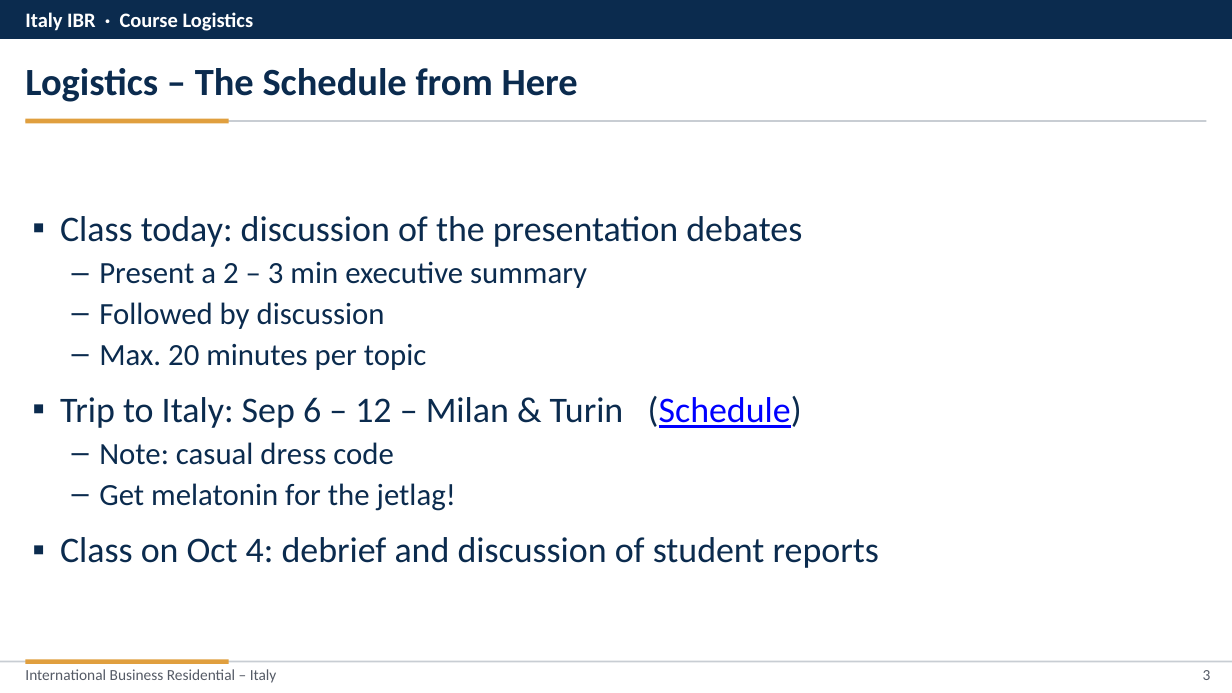
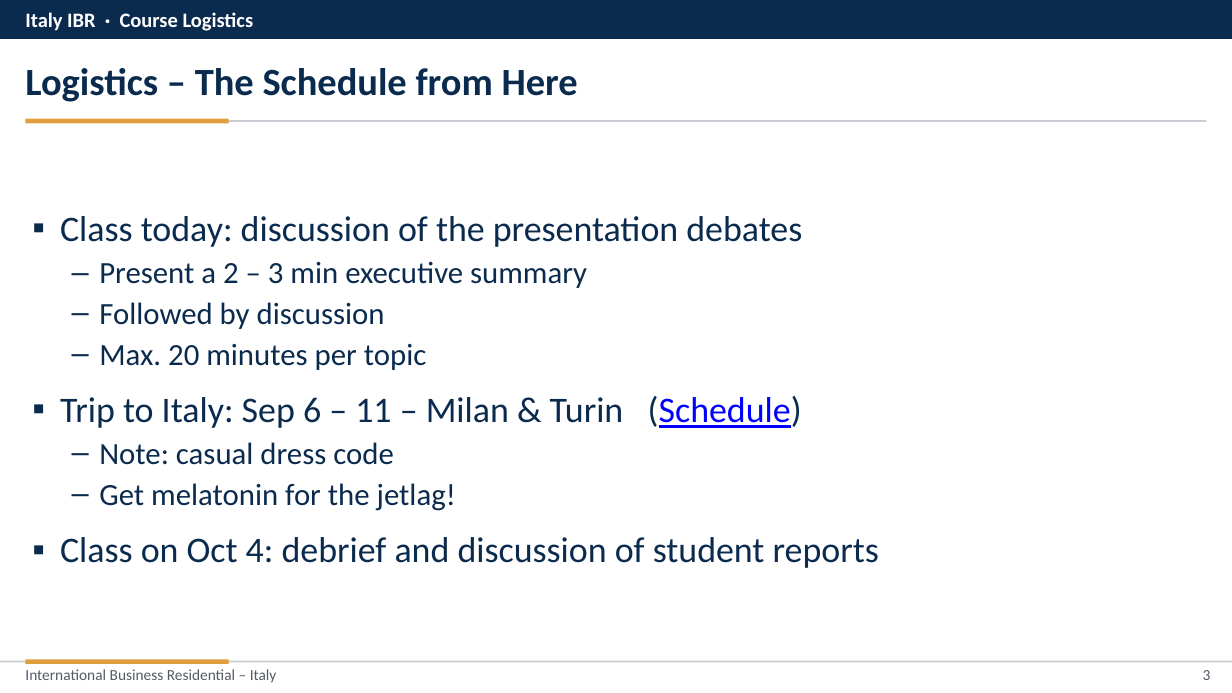
Before and after one commit to nvoigtla/Teaching, a slide deck: slide 3 of Italy IBR/Class 2/Class 2 - Revised.pptx. Drawn at 1232x693 pixels with LibreOffice and Linux fonts; fonts in the diff are those of the drawing. Boxes give left, top, right and bottom in pixels: in the first picture for what was removed or moved away, otherwise in the second. Text is boxed around its words. In the diff, an @@ line names an element or a change of style, - is before the commit and + after.

```diff
--- a/Italy IBR/Class 2/Class 2 - Revised.pptx
+++ b/Italy IBR/Class 2/Class 2 - Revised.pptx
@@ text at (60,396,802,428): text changed @@
-▪ Trip to Italy: Sep 6 – 12 – Milan & Turin (Schedule)
+▪ Trip to Italy: Sep 6 – 11 – Milan & Turin (Schedule)
```
Also in this commit, not shown: 3 other slides changed, 4 other files.
